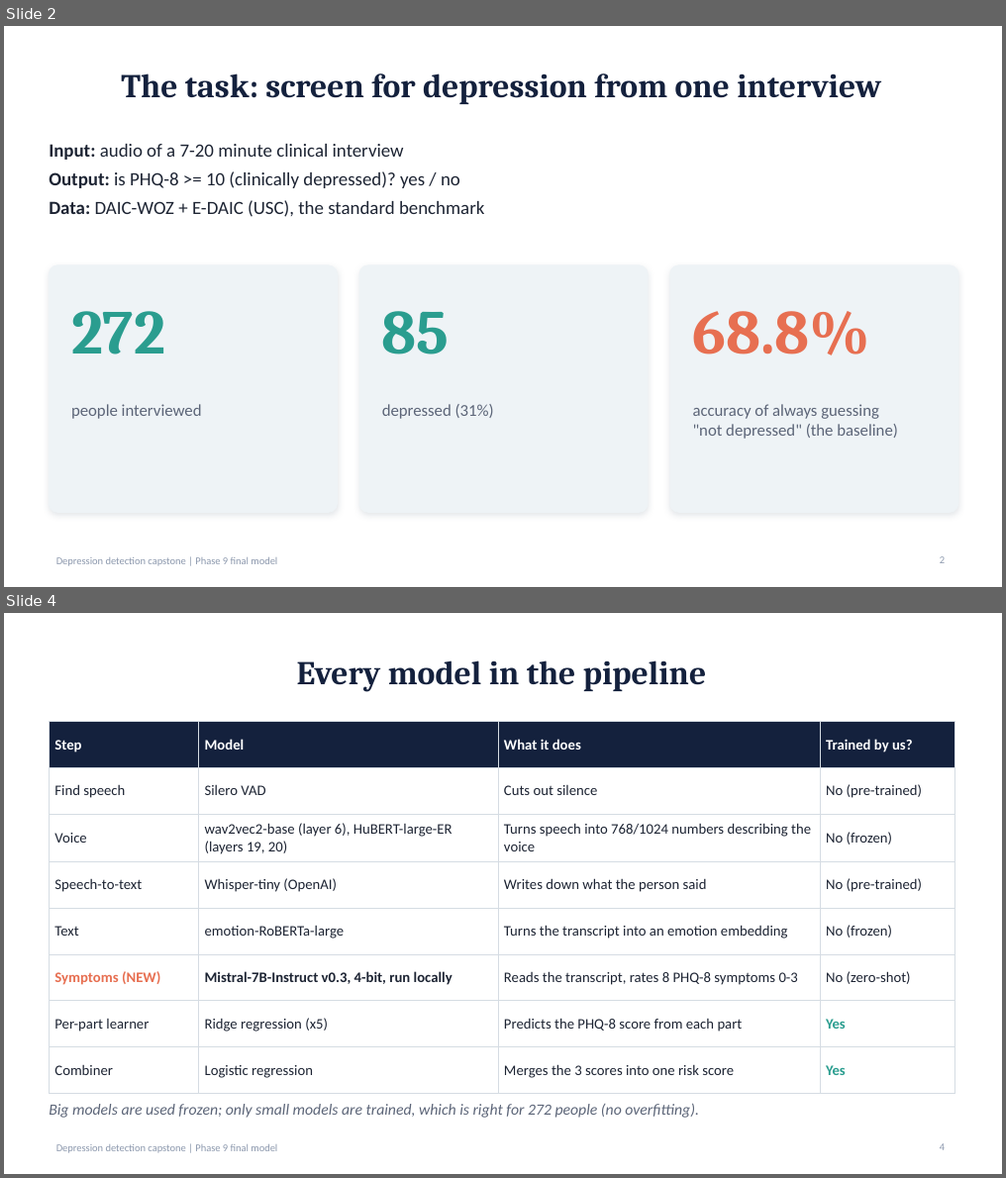
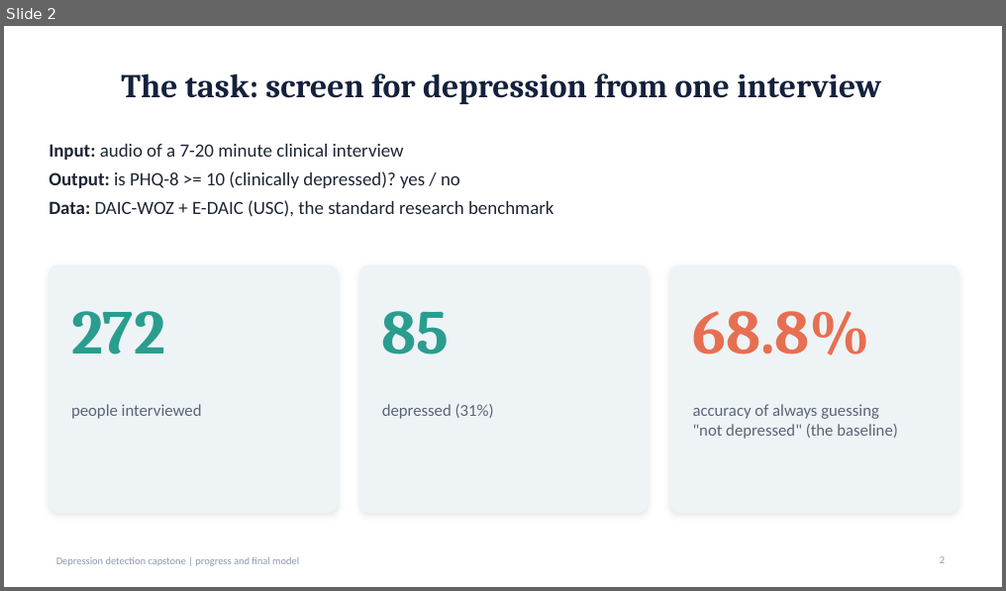
Before and after one commit to Vivan182005/depression-detection, a slide deck: reports/research_v2/Final_Model_Results.pptx. Shown one above the other, each under a label of ours: slides 2 and 4 before the commit, slide 2 after it; the slides between them are not shown. The pictures are 1006x1178 and 1006x591 pixels, drawn with LibreOffice and Linux fonts; fonts in the diff are those of the drawing. Boxes give left, top, right and bottom in pixels: in the first picture for what was removed or moved away, otherwise in the second. Text is boxed around its words. In the diff, an @@ line names an element or a change of style, - is before the commit and + after.

```diff
--- a/reports/research_v2/Final_Model_Results.pptx
+++ b/reports/research_v2/Final_Model_Results.pptx
@@ slide 4 removed at <box>4,613,1002,1174</box>, background #FFFFFF; not listed: 1 template element that a slide beside it also shows @@
@@ title removed at <box>297,661,706,692</box> @@
-Every model in the pipeline
@@ table removed at <box>49,722,954,1082</box>, 8 rows, 4 columns @@
-Step | Model | What it does | Trained by us?
-Find speech | Silero VAD | Cuts out silence | No (pre-trained)
-Voice | wav2vec2-base (layer 6), HuBERT-large-ER (layers 19, 20) | Turns speech into 768/1024 numbers describing the voice | No (frozen)
-Speech-to-text | Whisper-tiny (OpenAI) | Writes down what the person said | No (pre-trained)
-Text | emotion-RoBERTa-large | Turns the transcript into an emotion embedding | No (frozen)
-Symptoms (NEW) | Mistral-7B-Instruct v0.3, 4-bit, run locally | Reads the transcript, rates 8 PHQ-8 symptoms 0-3 | No (zero-shot)
-Per-part learner | Ridge regression (x5) | Predicts the PHQ-8 score from each part | Yes
-Combiner | Logistic regression | Merges the 3 scores into one risk score | Yes
@@ text removed at <box>49,1103,699,1118</box> @@
-Big models are used frozen; only small models are trained, which is right for 272 people (no overfitting).
@@ page number removed at <box>940,1144,944,1151</box> @@
-4
@@ slide 2 changed as well @@
@@ text at <box>49,200,553,217</box>: text changed @@
-Data: DAIC-WOZ + E-DAIC (USC), the standard benchmark
+Data: DAIC-WOZ + E-DAIC (USC), the standard research benchmark
@@ text at <box>56,558,299,567</box>: text changed @@
-Depression detection capstone | Phase 9 final model
+Depression detection capstone | progress and final model
```
Also in this commit, not shown: 9 other slides changed, 13 slides added, 2 other slides removed, 5 other files.
